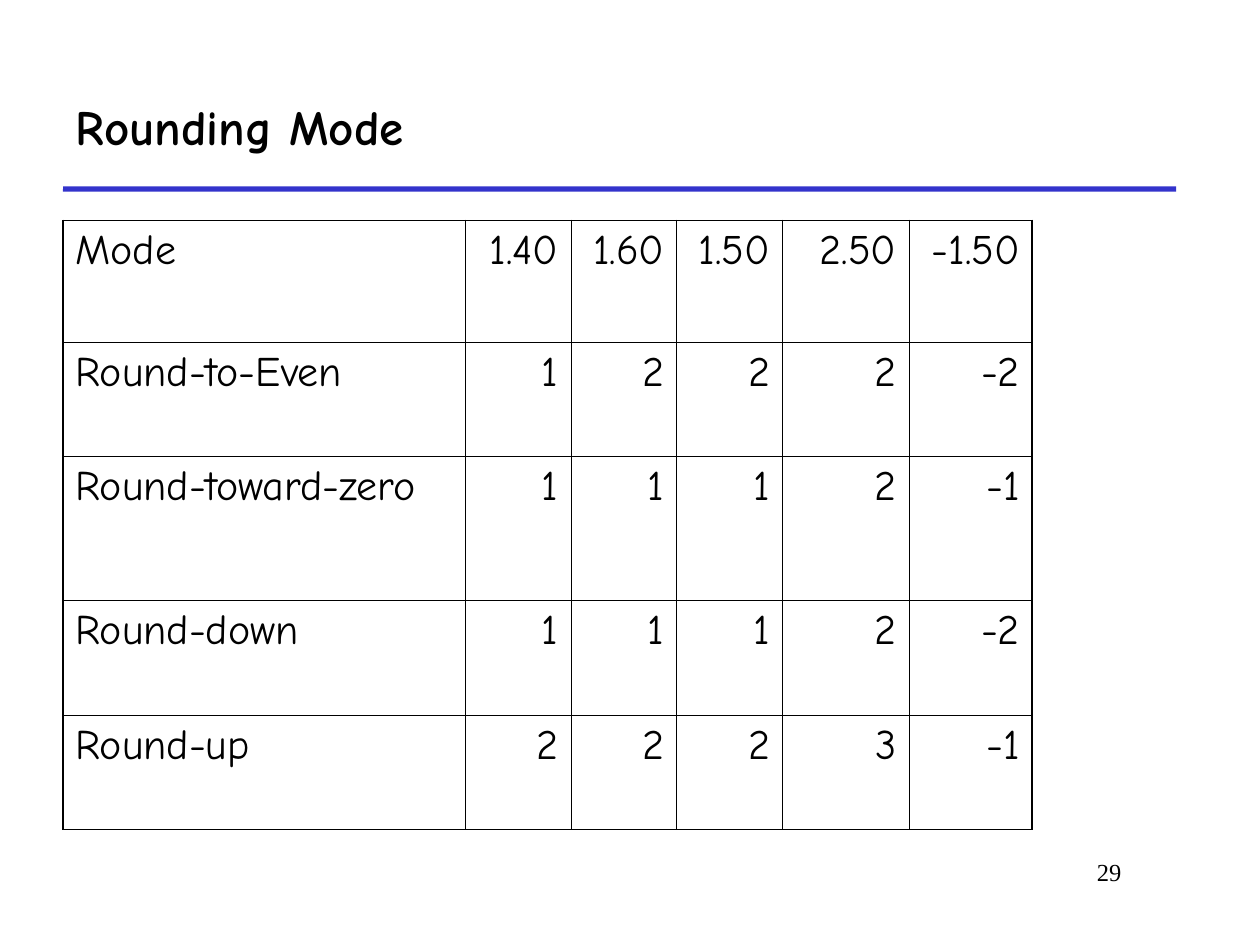
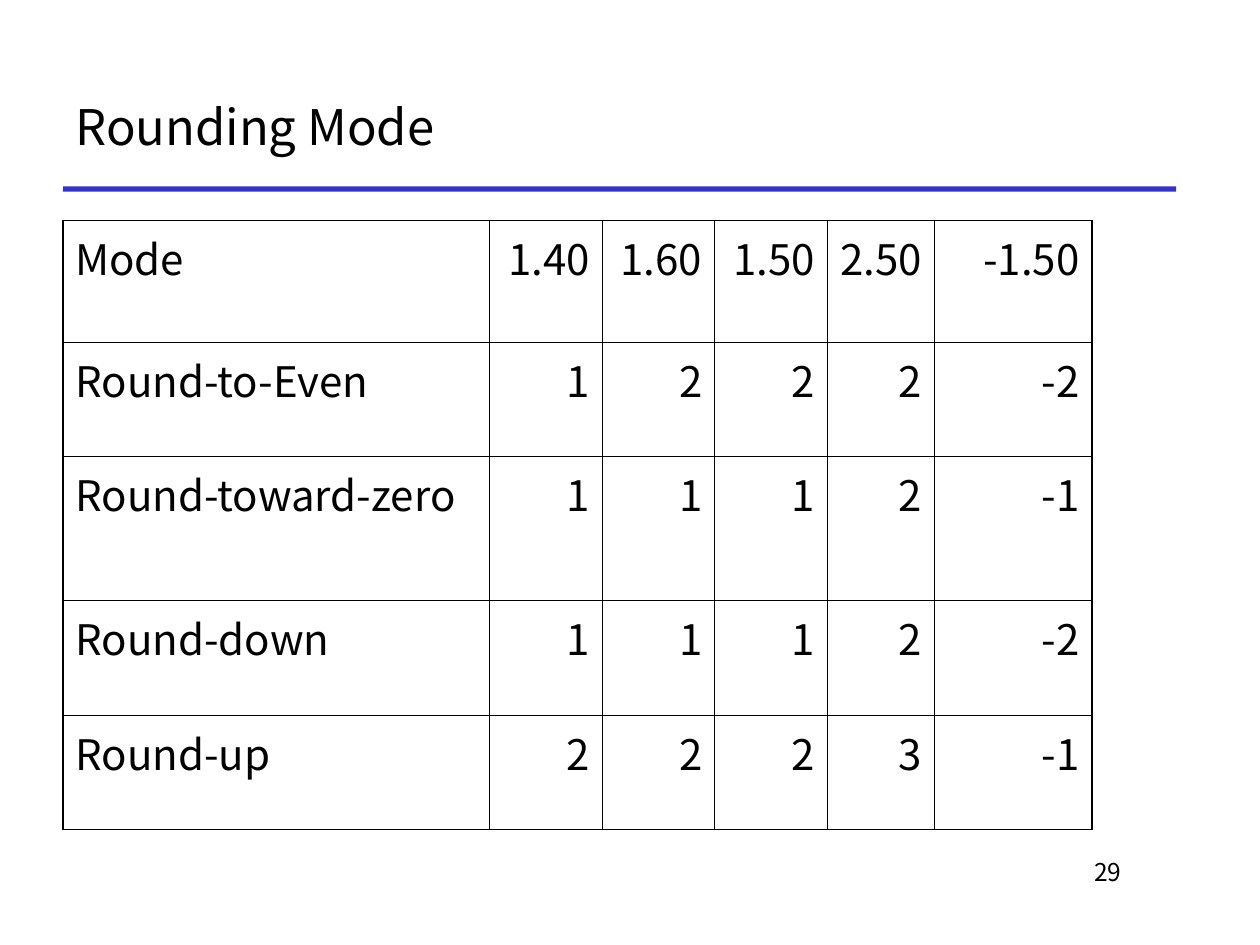
Before and after one commit to To-oTke/oh-my-ics, a slide deck: slide 29 of slides/1-14-float.ppt. Drawn at 1260x945 pixels with LibreOffice and Linux fonts; fonts in the diff are those of the drawing. Boxes give left, top, right and bottom in pixels: in the first picture for what was removed or moved away, otherwise in the second. Text is boxed around its words. In the diff, an @@ line names an element or a change of style, - is before the commit and + after.

```diff
--- a/slides/1-14-float.ppt
+++ b/slides/1-14-float.ppt
@@ title "Rounding Mode" at box(76, 106, 434, 158): font Comic Neue to Noto Sans CJK KR, bold off @@
@@ table at box(63, 220, 1091, 829) @@
@@ font Comic Neue to Noto Sans CJK KR @@
@@ table: place and size @@
-table at box(63, 220, 1032, 829)
+table at box(63, 220, 1091, 829)
@@ page number at box(1094, 862, 1121, 882): font Times New Roman to Noto Sans CJK KR @@
```
Also in this commit, not shown: 45 other slides changed, 3 other files.
